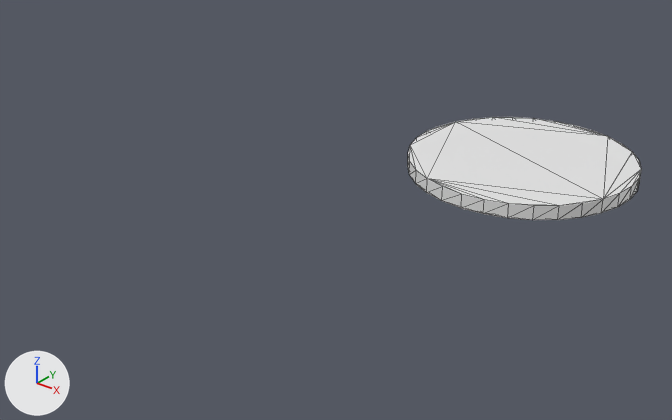
The OBJ model Deployment/Data/Meshes/stove.obj, before and after one commit.
One viewpoint serves both versions: a 50 mm camera at (1.829, -2.32, 2.306) aimed at (0.02, -0.058, 0.904). The lights are fixed; the arrows at lower left show +X, +Y and +Z. Mesh edges are drawn as thin lines. Where no turn or scale is listed for an object, it has been applied to the vertices.

Objects in the first picture: 'Cylinder.003_Cylinder'.
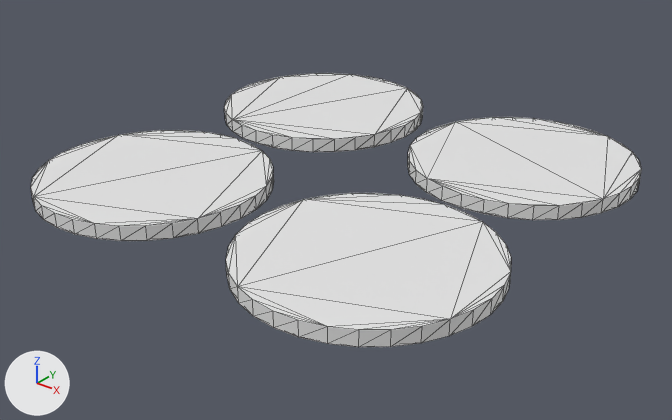
Commit message: fixed stove

Boxes [x1, y1, x2, y2] around the edits, measured in the pictures (672 x 420 px):
'Cylinder.003_Cylinder', reshaped (161% wider, 164% taller)
    before: [408, 117, 641, 220]
    after: [31, 73, 641, 347]
part 1 of me_cylinder_003_cylinder, added
    after: [224, 73, 423, 152]
part 2 of me_cylinder_003_cylinder, added
    after: [226, 193, 511, 347]
part 3 of me_cylinder_003_cylinder, added
    after: [31, 130, 274, 241]

The change in detail:
me_cylinder_003_cylinder has 64 vertices, 124 faces and spans x 0.05..0.85, y 0.05..0.85, z 1.0..1.05.
me_cylinder_003_cylinder is used by ob_cylinder_003_cylinder; location (0.0, 0.0, 0.0).
me_cylinder_003_cylinder part 1: a new loose piece, a 32-sided cylinder along z spanning x -0.85..-0.05, y 0.05..0.85, z 1.0..1.05.
me_cylinder_003_cylinder part 2: a new loose piece, a 32-sided cylinder along z spanning x 0.05..0.85, y -0.85..-0.05, z 1.0..1.05.
me_cylinder_003_cylinder part 3: a new loose piece, a 32-sided cylinder along z spanning x -0.85..-0.05, y -0.85..-0.05, z 1.0..1.05.
